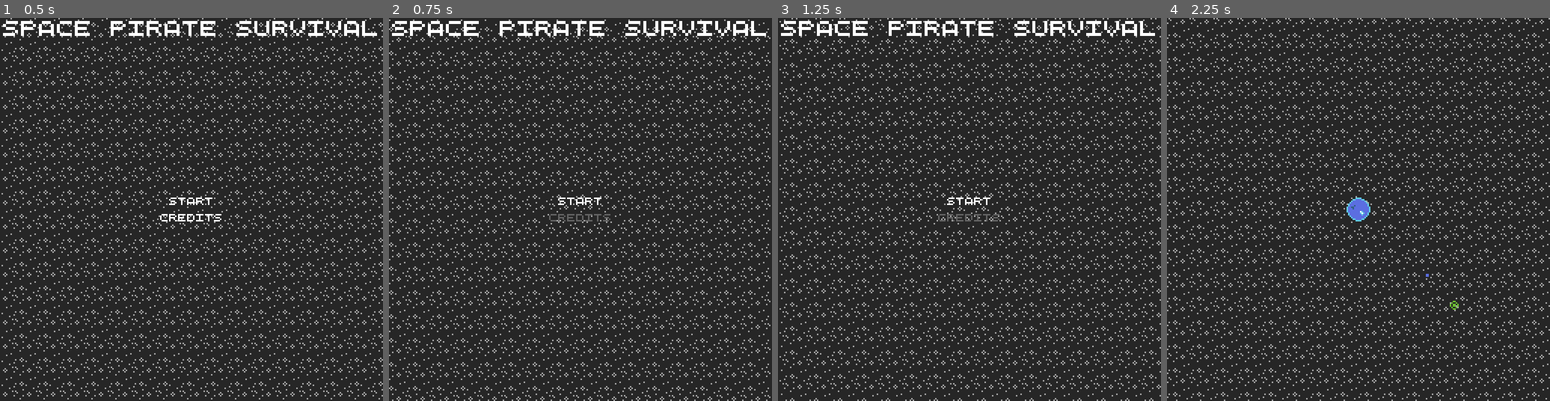
Above: before the commit, frames 1-4 (left to right).
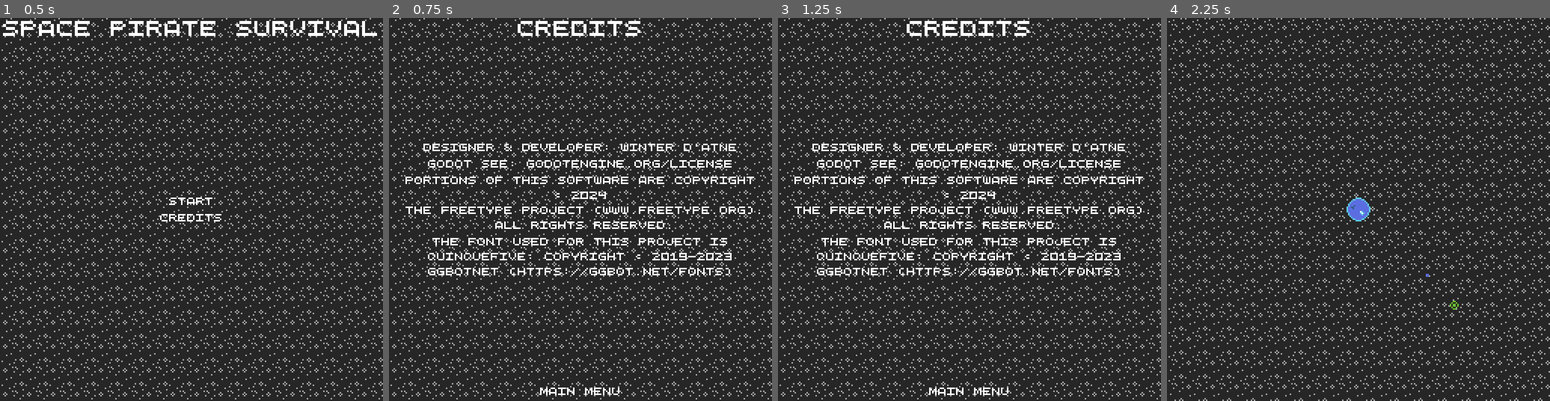
Above: after the commit, the same moments.

Repository: WinterAtne/Space-Pirate-Survival
Game: Godot game, scene res://scenes/main.tscn
Two runs of this game, one before a commit and one after it. Both use one fixed random seed, a clock stepped at 60 frames per second and the inputs below.
Inputs (mouse positions are in pixels of both pictures, inside the frame that each line leads up to):
- Up to frame 1 (0.5 s): no input
- Up to frame 2 (0.75 s): click "Credits" at 0.5 s
- Up to frame 3 (1.25 s): no input
- Up to frame 4 (2.25 s): click (1358, 389) at 1.25 s, where only the run after the commit has a clickable "Main Menu"; click "Start" at 2 s

Frame 1 is identical in both runs. In frame 2, 21% of the frame differs, in the area x 0-100%, y 0-100%; in frame 3, 18%; in frame 4, 15%.

Commit message:
Added credits

Diff:
--- a/scenes/main.gd
+++ b/scenes/main.gd
@@ -33,6 +33,7 @@
 	%MainMenu.visible = true
 	%DeathScreen.visible = false
 	%LevelSelect.visible = false
+	%Credits.visible = false
 	%Background.set_process(true)
 
 
@@ -41,6 +42,15 @@
 	%DeathScreen.visible = false
 	%LevelSelect.visible = true
 	%Background.set_process(true)
+
+
+func go_to_credits() -> void:
+	%MainMenu.visible = false
+	%DeathScreen.visible = false
+	%LevelSelect.visible = false
+	%Credits.visible = true
+	%Background.set_process(false)
+
 
 
 func restart_level() -> void:
--- a/scenes/main.tscn
+++ b/scenes/main.tscn
@@ -1,8 +1,9 @@
-[gd_scene load_steps=6 format=3 uid="uid://coer8fit0pos3"]
+[gd_scene load_steps=7 format=3 uid="uid://coer8fit0pos3"]
 
 [ext_resource type="PackedScene" uid="uid://jer0xh2pay0i" path="res://scenes/ui/main_menu.tscn" id="1_gqstx"]
 [ext_resource type="Script" path="res://scenes/main.gd" id="1_il5e1"]
 [ext_resource type="PackedScene" uid="uid://bplfgyksvl84s" path="res://scenes/background.tscn" id="3_ds0d2"]
+[ext_resource type="PackedScene" uid="uid://cahl4t8f3nhe8" path="res://scenes/ui/credits.tscn" id="5_amsws"]
 [ext_resource type="PackedScene" uid="uid://cr7jp1ykk0e7o" path="res://scenes/ui/death_screen.tscn" id="5_ba5vf"]
 [ext_resource type="PackedScene" uid="uid://b88ekci6n5oao" path="res://scenes/ui/level_select.tscn" id="6_pburi"]
 
@@ -20,15 +21,22 @@
 unique_name_in_owner = true
 visible = false
 
+[node name="Credits" parent="." instance=ExtResource("5_amsws")]
+unique_name_in_owner = true
+visible = false
+
 [node name="Background" parent="." instance=ExtResource("3_ds0d2")]
 unique_name_in_owner = true
 rate = 0.25
 
 [connection signal="button_down" from="MainMenu/CenterContainer/Buttons/Start" to="." method="start_level"]
+[connection signal="button_down" from="MainMenu/CenterContainer/Buttons/Credits" to="." method="go_to_credits"]
 [connection signal="button_down" from="DeathScreen/CenterContainer/Buttons/TryAgain" to="." method="restart_level"]
 [connection signal="button_down" from="DeathScreen/CenterContainer/Buttons/MainMenu" to="." method="go_to_main_menu"]
 [connection signal="level_selected" from="LevelSelect" to="." method="select_and_start_level"]
+[connection signal="button_down" from="Credits/MainMenu/Button" to="." method="go_to_main_menu"]
 
 [editable path="MainMenu"]
 [editable path="DeathScreen"]
 [editable path="LevelSelect"]
+[editable path="Credits"]
--- /dev/null
+++ b/scenes/ui/credits.tscn
@@ -0,0 +1,64 @@
+[gd_scene format=3 uid="uid://cahl4t8f3nhe8"]
+
+[node name="Credits" type="CanvasLayer"]
+
+[node name="CenterContainer" type="CenterContainer" parent="."]
+anchors_preset = 15
+anchor_right = 1.0
+anchor_bottom = 1.0
+grow_horizontal = 2
+grow_vertical = 2
+
+[node name="Attributions" type="VBoxContainer" parent="CenterContainer"]
+layout_mode = 2
+size_flags_horizontal = 4
+size_flags_vertical = 4
+
+[node name="Designer" type="Label" parent="CenterContainer/Attributions"]
+layout_mode = 2
+text = "Designer & Developer: Winter d'Atne"
+horizontal_alignment = 1
+
+[node name="Engine" type="Label" parent="CenterContainer/Attributions"]
+layout_mode = 2
+text = "Godot see: godotengine.org/license"
+horizontal_alignment = 1
+
+[node name="Freetype" type="Label" parent="CenterContainer/Attributions"]
+layout_mode = 2
+text = "Portions of this software are copyright
+© 2024
+ The FreeType Project (www.freetype.org).
+ All rights reserved."
+horizontal_alignment = 1
+
+[node name="QuinqueFive" type="Label" parent="CenterContainer/Attributions"]
+layout_mode = 2
+text = "The font used for this Project is
+QuinQueFive: Copyright © 2019-2023
+GGBotNet (https://ggbot.net/fonts)"
+horizontal_alignment = 1
+
+[node name="Titlecard" type="CenterContainer" parent="."]
+anchors_preset = 10
+anchor_right = 1.0
+grow_horizontal = 2
+
+[node name="Label" type="Label" parent="Titlecard"]
+layout_mode = 2
+theme_override_font_sizes/font_size = 10
+text = "Credits"
+horizontal_alignment = 1
+
+[node name="MainMenu" type="CenterContainer" parent="."]
+anchors_preset = 12
+anchor_top = 1.0
+anchor_right = 1.0
+anchor_bottom = 1.0
+offset_top = -13.0
+grow_horizontal = 2
+grow_vertical = 0
+
+[node name="Button" type="Button" parent="MainMenu"]
+layout_mode = 2
+text = "Main Menu"
